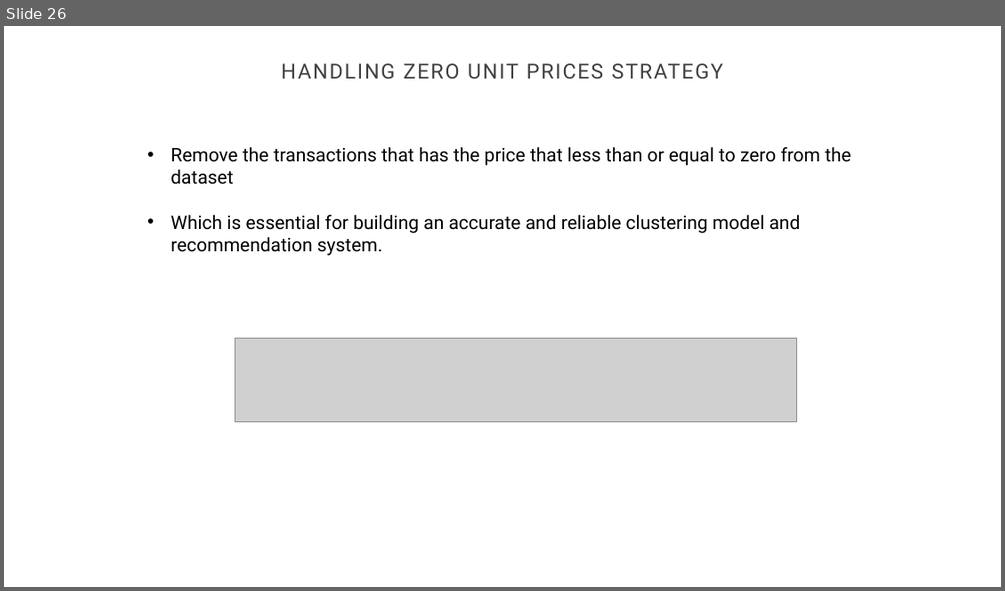
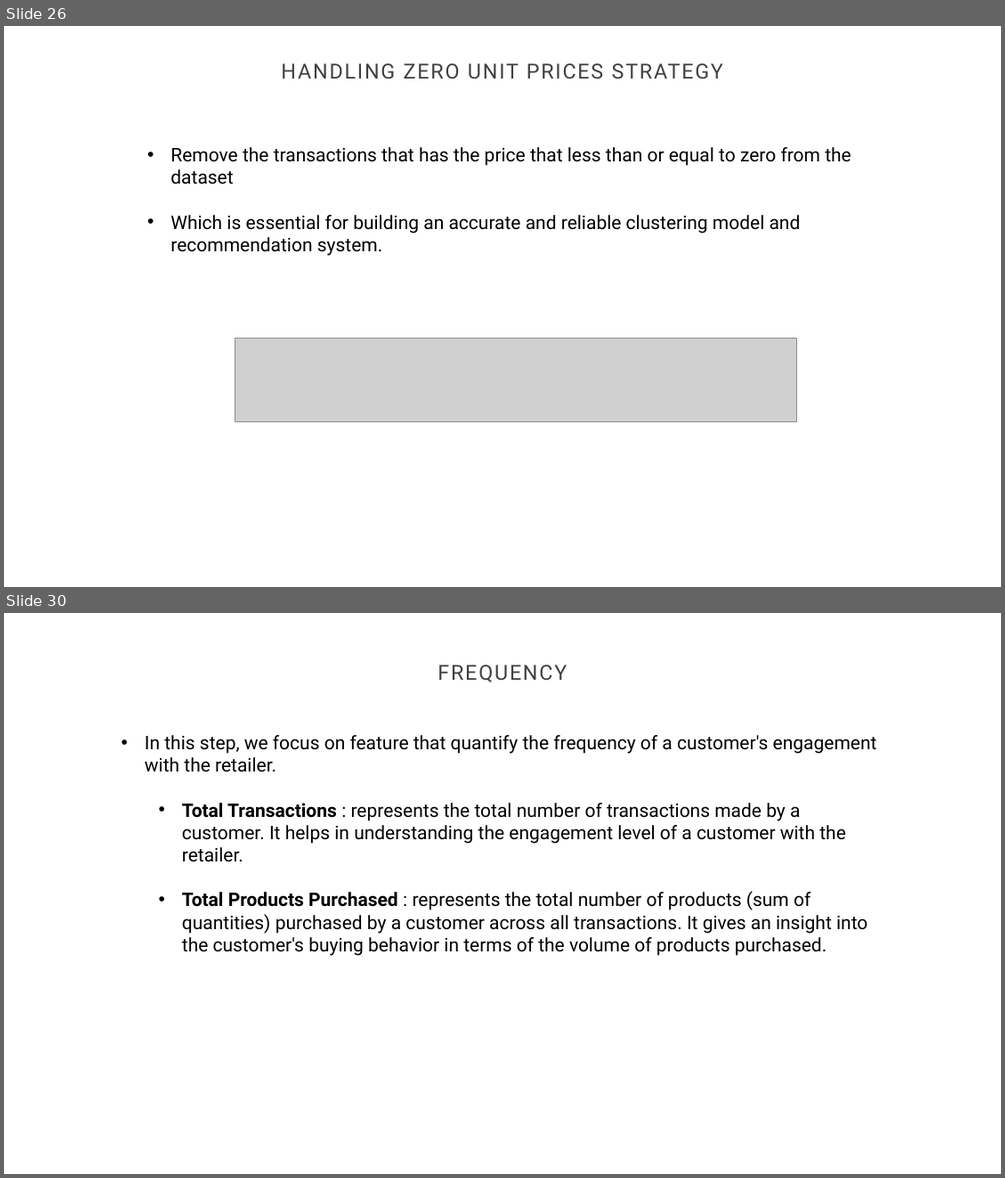
Before and after one commit to GaoWeiChang/Ecommerce_Product_Recommendation_System, a slide deck: CUSTOMER PRODUCT RECOMMENDATION SYSTEM.pptx. Shown one above the other, each under a label of ours: slide 26 before the commit, slides 26 and 30 after it; the slides between them are not shown. The pictures are 1005x591 and 1005x1178 pixels, drawn with LibreOffice and Linux fonts; fonts in the diff are those of the drawing; grey boxes stand for pictures; background and template pictures are left out. Boxes give left, top, right and bottom in pixels: in the first picture for what was removed or moved away, otherwise in the second. Text is boxed around its words. In the diff, an @@ line names an element or a change of style, - is before the commit and + after.

```diff
--- a/CUSTOMER PRODUCT RECOMMENDATION SYSTEM.pptx
+++ b/CUSTOMER PRODUCT RECOMMENDATION SYSTEM.pptx
@@ slide 30 added at (x1=4, y1=613, x2=1001, y2=1174), background #FFFFFF @@
@@ title added at (x1=437, y1=665, x2=566, y2=682), 20 pt, text #404040 @@
+FREQUENCY
@@ text added at (x1=145, y1=735, x2=877, y2=956), 18 pt, text #000000 @@
+• In this step, we focus on feature that quantify the frequency of a customer's engagement with the retailer.
+  • Total Transactions : represents the total number of transactions made by a customer. It helps in understanding the engagement level of a customer with the retailer.
+  • Total Products Purchased : represents the total number of products (sum of quantities) purchased by a customer across all transactions. It gives an insight into the customer's buying behavior in terms of the volume of products purchased.
```
Also in this commit, not shown: 22 other slides added, 1 other file.
